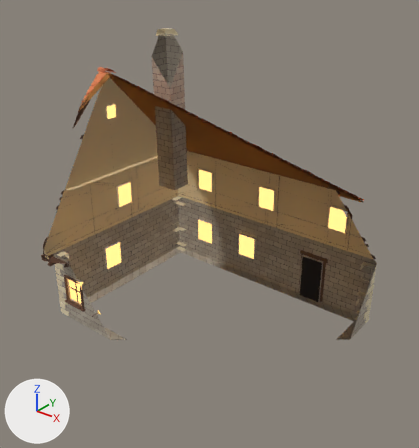
Renders of the glTF model assets/3D/village/structures/tavern.glb from each side of a commit.
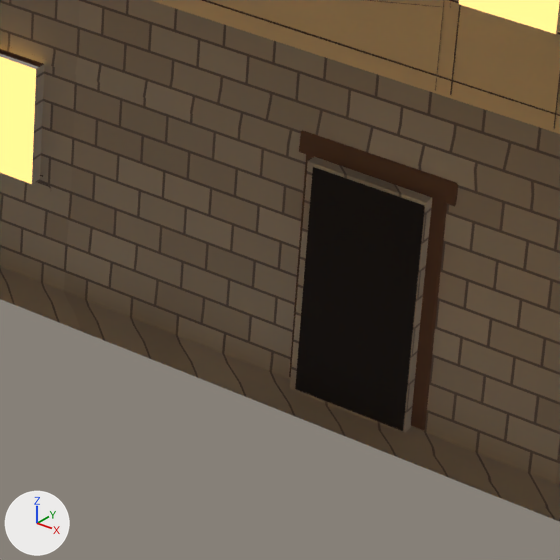
There are two pictures of each version: one whole from a 50 mm lens placed at (13.26, -16.83, 14.92), pointed at (0.56, -0.96, 5.08), one close up on the part from 59% to 82% of the width and 51% to 72% of the height. Arrows for +X, +Y and +Z are at lower left; the lights stay in place. The older version's two pictures come first. Everything nearer to the camera than a plane just in front of the edit is cut away. Objects named as collision shapes, trigger or cutter boxes, shadow casters or lower levels of detail are left out. Where no turn or scale is listed for an object, it has been applied to the vertices.

Before the edit, the objects in view are built like this:
```python
me_tavern_backdoor_leaf0 = bpy.data.meshes.new('Tavern_BackDoor_Leaf0')
me_tavern_backdoor_leaf0.from_pydata(...)  # 168 vertices, 308 faces; spans x 0.0..0.99, y -0.03..0.04, z 0.0..2.07
me_tavern_backdoor_leaf0.materials.append(mat_m_structurecolors)  # picture img_t_structurecolormap
me_tavern_static_stonewall = bpy.data.meshes.new('Tavern_Static_StoneWall')
me_tavern_static_stonewall.from_pydata(...)  # 126 vertices, 180 faces; spans x -5.5..5.5, y -4.0..4.0, z 0.0..11.46
me_tavern_static_stonewall.materials.append(mat_m_stonewall)  # picture img_t_stonewall
me_tavern_static_windowglow = bpy.data.meshes.new('Tavern_Static_WindowGlow')
me_tavern_static_windowglow.from_pydata(...)  # 84 vertices, 42 faces; spans x -5.43..5.43, y -4.35..3.9, z 0.95..8.62
me_tavern_static_windowglow.materials.append(mat_m_glow_window)  # black #000000, glowing orange #ffcc7a
ob_tavern_backdoor_leaf0 = bpy.data.objects.new('Tavern_BackDoor_Leaf0', me_tavern_backdoor_leaf0)
ob_tavern_backdoor_leaf0.parent = ob_tavern
ob_tavern_backdoor_leaf0.location = (2.104, 3.915, 0.0176)
ob_tavern_static_stonewall = bpy.data.objects.new('Tavern_Static_StoneWall', me_tavern_static_stonewall)
ob_tavern_static_stonewall.location = (0.0, 0.0, 0.0)
ob_tavern_static_windowglow = bpy.data.objects.new('Tavern_Static_WindowGlow', me_tavern_static_windowglow)
ob_tavern_static_windowglow.location = (0.0, 0.0, 0.0)
# also in view: 'Tavern_Static_Painted' at (0.0, -0.84, 5.99)
```
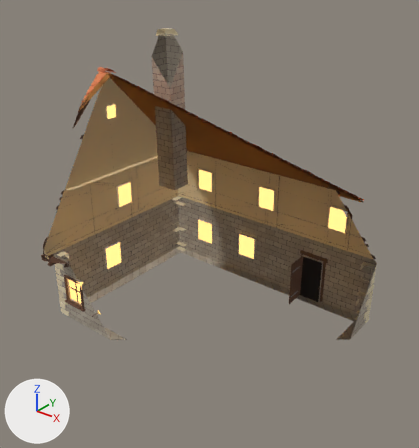
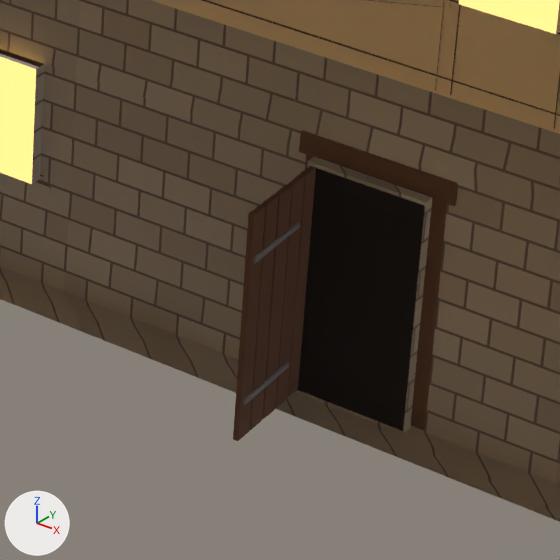
Changed parts and their boxes [x1, y1, x2, y2] in the close-ups (560 x 560 px):
'Tavern_BackDoor_Leaf0', turned (not visible before): after [233, 166, 316, 441]

Diff of the bpy script that builds the scene:
```diff
--- a/assets/3D/village/structures/tavern.glb.py
+++ b/assets/3D/village/structures/tavern.glb.py
@@ ob_tavern_backdoor_leaf0 @@
 ob_tavern_backdoor_leaf0.location = (2.104, 3.915, 0.0176)
+ob_tavern_backdoor_leaf0.rotation_euler = (0.0, 0.0, -1.551)  # degrees (0, 0, -89)
```
